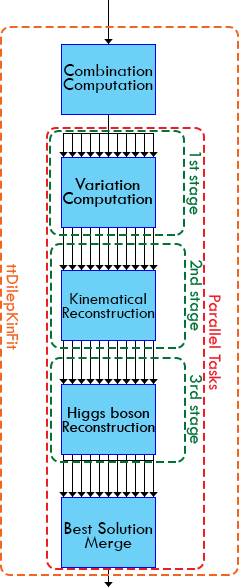
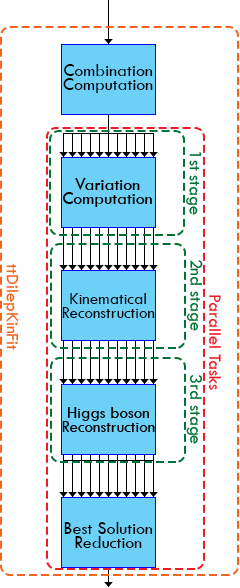
Layered file, before and after one edit (240x588). Changes by layer:
renamed "Best Solution Merge" to "Best Solution Reduction", painted on it over [75, 536, 142, 551]
